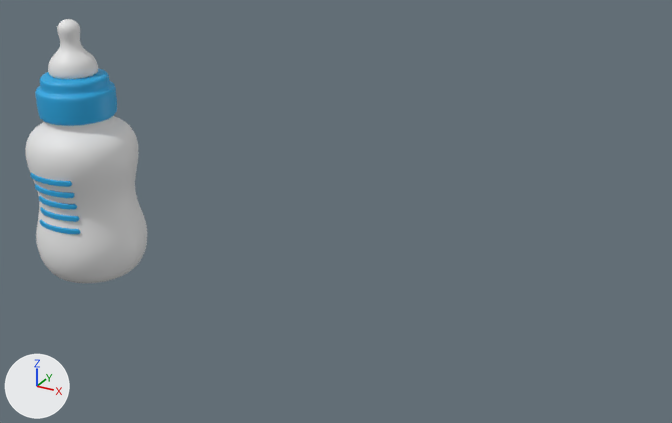
A saved change to the FBX model unity_project/BabyNightmare/Assets/Fbxs/Weapon/MilkBottle.fbx.
Both versions are drawn from a 50 mm lens placed at (2.1, -3.32, 1.62), pointed at (0.24, 0.07, -0.07). Lighting does not change. The marker at lower left points along +X, +Y and +Z. Where no turn or scale is listed for an object, it has been applied to the vertices.
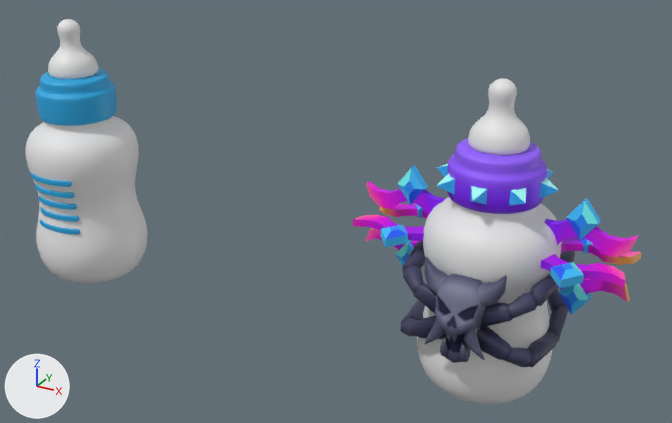
Edits to the bpy script that builds the scene:
```text
Add img_maincolor_png:
    img_maincolor_png = load_image('MainColor.png', '../../Textures/MainColor.png', 512, 512, 'sRGB')
Add mat_default_material:
    mat_default_material = principled_material('Default_Material')
    mat_default_material.texture = img_maincolor_png
    mat_default_material.roughness = 0.553
Add me_scene_003:
    me_scene_003.from_pydata(...)  # 468 vertices, 912 faces; spans x -0.567..0.567, y -0.251..0.244, z -0.448..0.048
    me_scene_003.materials.append(mat_default_material)  # picture img_maincolor_png
Add me_circle_002:
    me_circle_002.from_pydata(...)  # 7037 vertices, 6976 faces; spans x -0.287..0.287, y -0.287..0.287, z -0.667..0.667
    # faces by material slot: [1568, 2656, 2752]
    me_circle_002.materials.append(mat_trans_standard)  # white #e7e7e7
    me_circle_002.materials.append(mat_trans_tonny)  # white #e7e7e7
    me_circle_002.materials.append(mat_default_material)  # picture img_maincolor_png
Add me_scene_005:
    me_scene_005.from_pydata(...)  # 1198 vertices, 2236 faces; spans x -0.315..0.315, y -0.405..0.405, z -0.189..0.237
    me_scene_005.materials.append(mat_default_material)  # picture img_maincolor_png
Add ob_weapon_wand___wand_7_46018__tcp2:
    ob_weapon_wand___wand_7_46018__tcp2 = bpy.data.objects.new('Weapon_Wand___Wand_7_46018__TCP2', me_scene_003)
    ob_weapon_wand___wand_7_46018__tcp2.location = (1.0, 0.0, 0.2)
Add ob_circle_001:
    ob_circle_001 = bpy.data.objects.new('Circle.001', me_circle_002)
    ob_circle_001.location = (1.0, 0.0, 0.0)
Add ob_weapons___morningstar_6_001_416274__tcp2:
    ob_weapons___morningstar_6_001_416274__tcp2 = bpy.data.objects.new('Weapons___MorningStar_6_001_416274__TCP2', me_scene_005)
    ob_weapons___morningstar_6_001_416274__tcp2.location = (1.0, 0.0, -0.23)
```

Location of each change, [x1, y1, x2, y2] in pixels of the pictures (672 x 423 px):
'Circle.001', added
    after: [417, 78, 562, 404]
    faces in mat_trans_standard (white #e7e7e7): [417, 197, 562, 404]
    faces in mat_default_material (picture img_maincolor_png): [436, 138, 559, 214]
    faces in mat_trans_tonny (white #e7e7e7): [468, 78, 530, 155]
'Weapons___MorningStar_6_001_416274__TCP2', added (blue)
    after: [400, 241, 575, 367]
'Weapon_Wand___Wand_7_46018__TCP2', added
    after: [353, 165, 642, 315]
